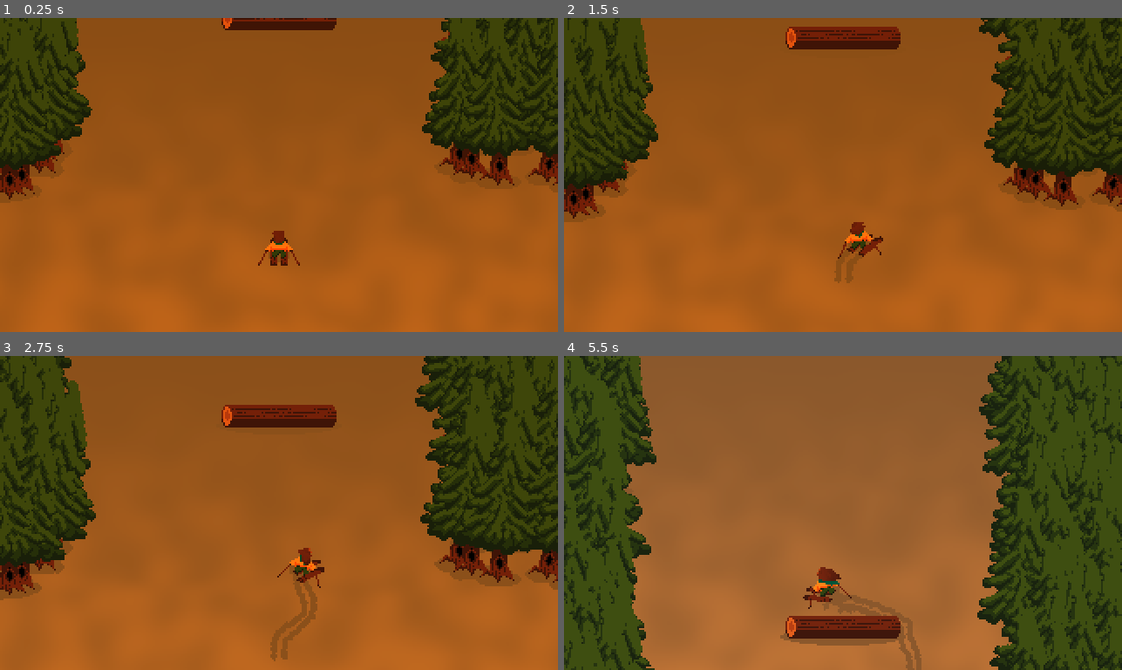
Above: before the commit, frames 1-4 (two rows, left to right).
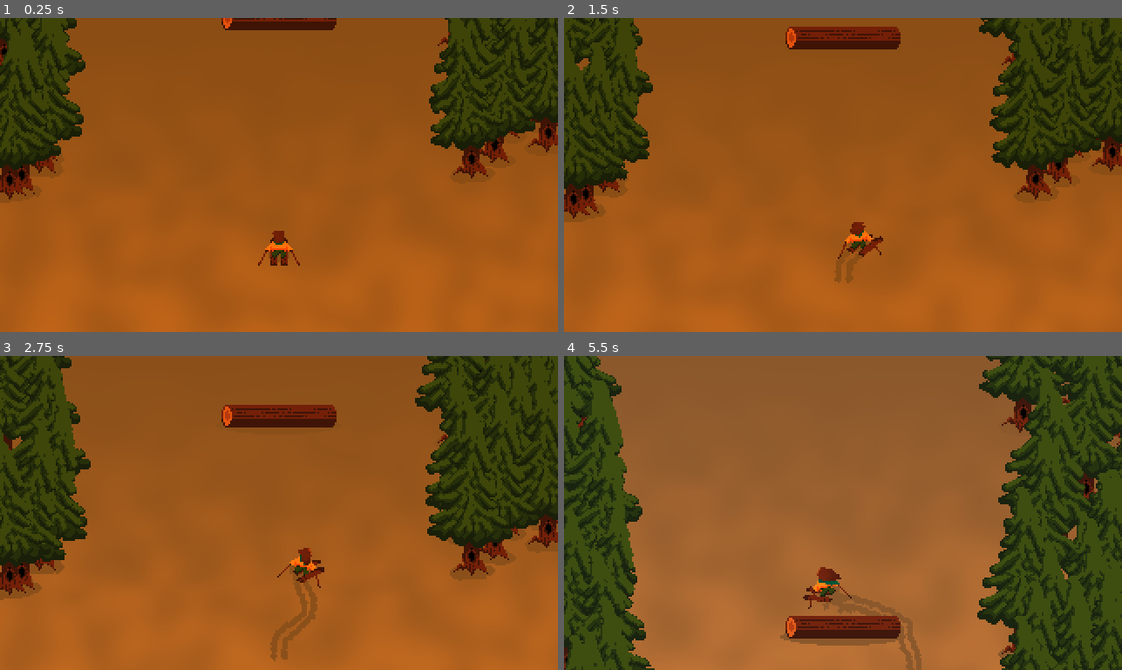
Above: after the commit, the same moments.

Repository: nemene21/Skiing-Game
Game: Godot game, scene res://scenes/game/game.tscn
Same seed, same stepped clock (60 frames per second), same inputs: the game is played once before the commit and once after it.
Inputs:
- Up to frame 1 (0.25 s): no input
- Up to frame 2 (1.5 s): hold D (right) 0.53-1.28 s; hold A (left) from 1.28 s (still down)
- Up to frame 3 (2.75 s): release A (left) at 2.03 s; hold D (right) from 2.03 s (still down)
- Up to frame 4 (5.5 s): release D (right) at 2.78 s; hold W (up) 2.78-3.53 s; hold A (left) from 3.53 s (still down)

The runs differ from the first frame. In frame 1, 3.9% of the frame differs, in the area x 0-100%, y 0-56%; in frame 2, 4.4%; in frame 3, 5.4%; in frame 4, 15%, in the area x 0-100%, y 0-100%.

Commit message:
adjusted tree density

Diff:
--- a/scenes/game/Generator.gd
+++ b/scenes/game/Generator.gd
@@ -44,7 +44,7 @@
 @onready var tree_scene := preload("res://scenes/game/tree.tscn")
 
 func generate_tree_patch(node: Node, width: float, height: float, offset: Vector2 = Vector2.ZERO) -> void:
-	for i in (width * height) / 256:
+	for i in (width * height) / 512:
 		var tree = tree_scene.instantiate()
 		node.add_child(tree)
 
--- a/scenes/player/player.tscn
+++ b/scenes/player/player.tscn
@@ -117,7 +117,7 @@
 "times": PackedFloat32Array(0, 0.15, 0.3),
 "transitions": PackedFloat32Array(-2, -2, -2),
 "update": 0,
-"values": [Vector2(1, 1), Vector2(1, -1), Vector2(1, 1)]
+"values": [Vector2(1, 1), Vector2(1, 0.1), Vector2(1, 1)]
 }
 tracks/1/type = "value"
 tracks/1/imported = false
